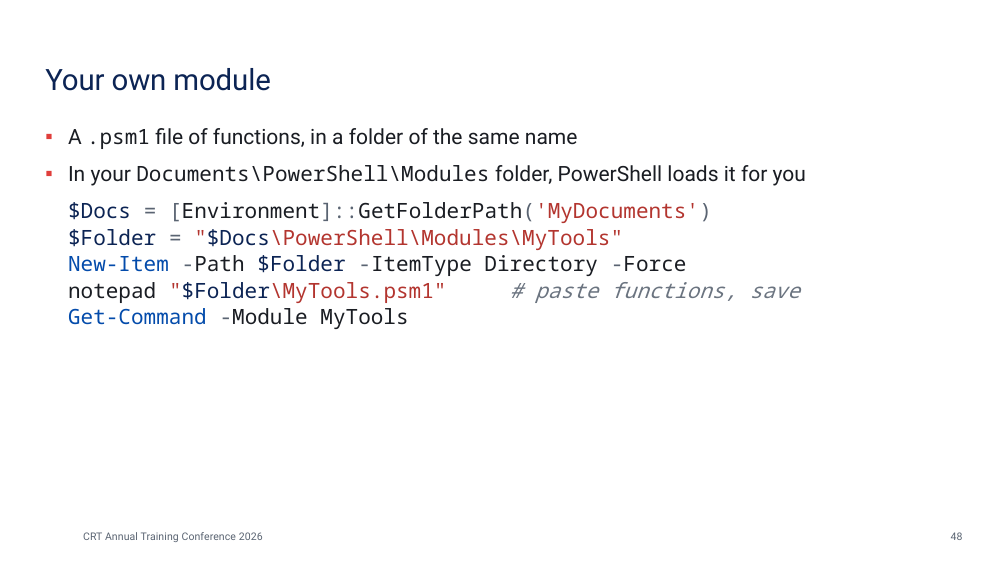
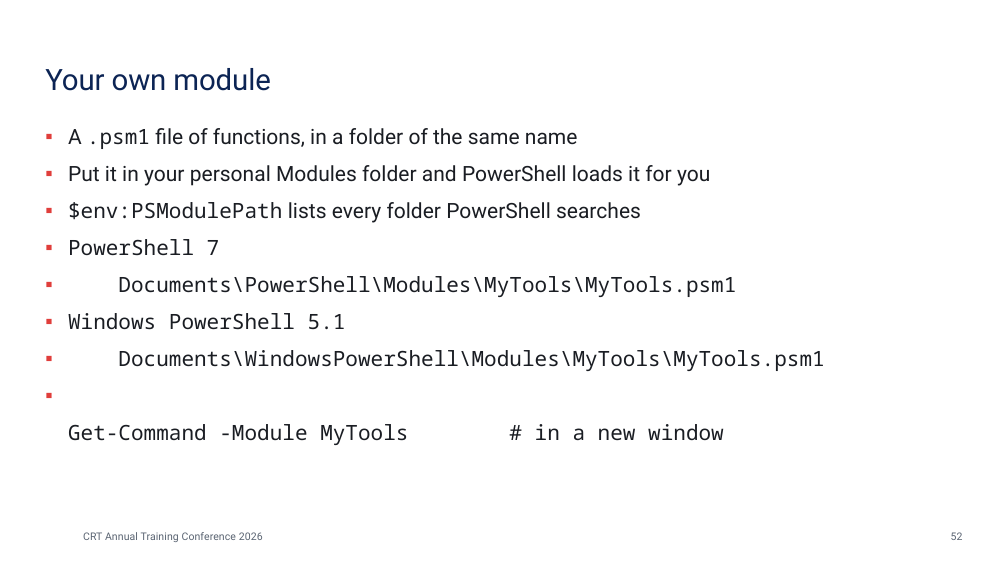
Before and after one commit to dzampino/crt-essentials-2026, a slide deck: slide 52 of docs/files/crt-essentials.pptx (slide 48 before the commit). Drawn at 1008x567 pixels with LibreOffice and Linux fonts; fonts in the diff are those of the drawing; background and template pictures are left out. Boxes give left, top, right and bottom in pixels: in the first picture for what was removed or moved away, otherwise in the second. Text is boxed around its words. In the diff, an @@ line names an element or a change of style, - is before the commit and + after.

```diff
--- a/docs/files/crt-essentials.pptx
+++ b/docs/files/crt-essentials.pptx
@@ text at [68,165,824,445]: text changed @@
-▪ In your Documents\PowerShell\Modules folder, PowerShell loads it for you
-$Docs = [Environment]::GetFolderPath('MyDocuments')
-$Folder = "$Docs\PowerShell\Modules\MyTools"
-New-Item -Path $Folder -ItemType Directory -Force
-notepad "$Folder\MyTools.psm1" # paste functions, save
-Get-Command -Module MyTools
+▪ Put it in your personal Modules folder and PowerShell loads it for you
+▪ $env:PSModulePath lists every folder PowerShell searches
+PowerShell 7
+Documents\PowerShell\Modules\MyTools\MyTools.psm1
+Windows PowerShell 5.1
+Documents\WindowsPowerShell\Modules\MyTools\MyTools.psm1
+Get-Command -Module MyTools # in a new window
@@ page number at [951,532,963,540]: text changed @@
-48
+52
```
Also in this commit, not shown: 10 other slides changed, 4 slides added, 3 slides removed, 21 other files.
